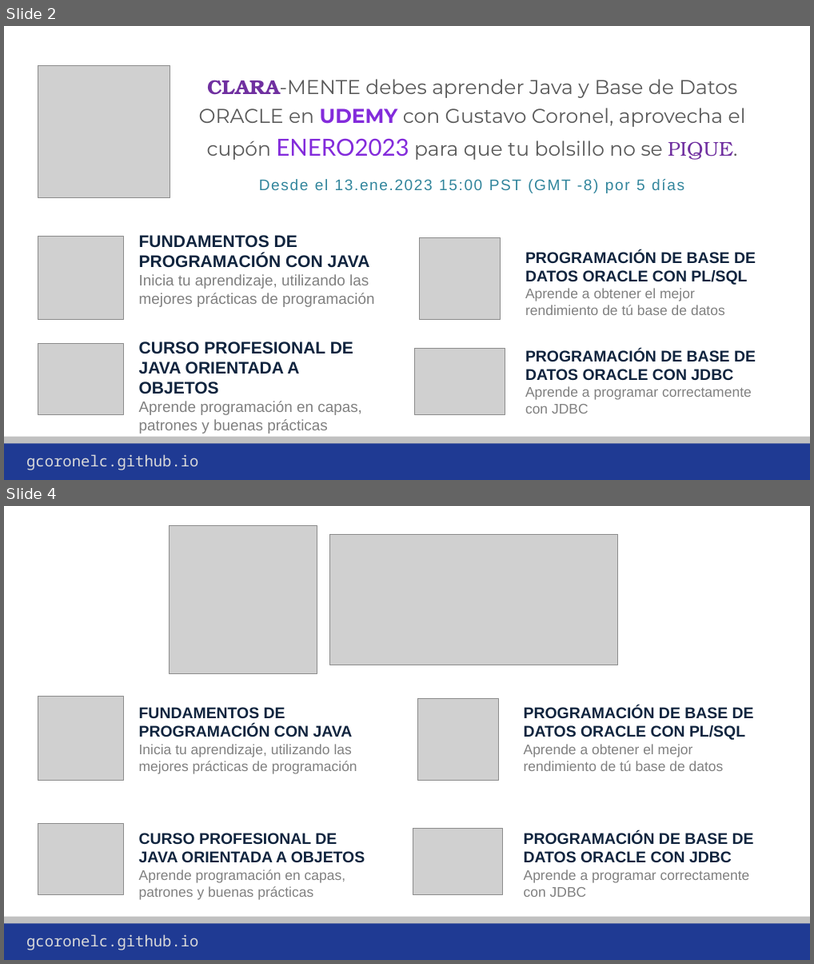
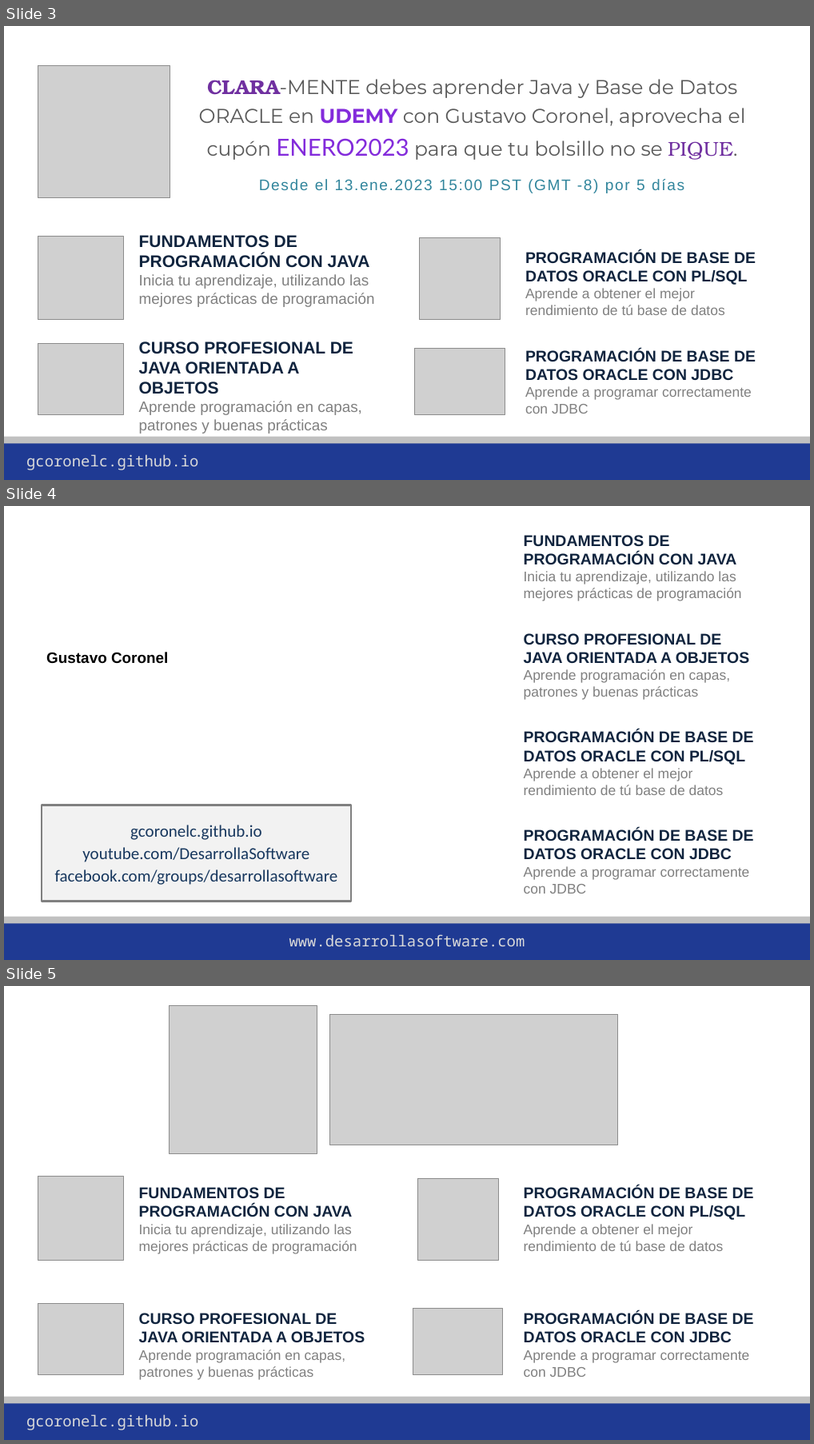
Before and after one commit to gcoronelc/gcoronelc.github.io, a slide deck: img/Publicidad.pptx. Shown one above the other, each under a label of ours: slides 2 and 4 before the commit, slides 3, 4 and 5 after it; the slides between them are not shown. The pictures are 814x964 and 814x1444 pixels, drawn with LibreOffice and Linux fonts; fonts in the diff are those of the drawing; grey boxes stand for pictures; background and template pictures are left out. Boxes give left, top, right and bottom in pixels: in the first picture for what was removed or moved away, otherwise in the second. Text is boxed around its words. In the diff, an @@ line names an element or a change of style, - is before the commit and + after.

```diff
--- a/img/Publicidad.pptx
+++ b/img/Publicidad.pptx
@@ slide 4 added at (4,506,810,960), background #FFFFFF; not listed: 2 template elements that a slide beside it also shows @@
@@ text added at (524,535,754,893), 16.6 pt, text #808080 @@
+FUNDAMENTOS DE PROGRAMACIÓN CON JAVA
+Inicia tu aprendizaje, utilizando las mejores prácticas de programación
+CURSO PROFESIONAL DE
+JAVA ORIENTADA A OBJETOS
+Aprende programación en capas, patrones y buenas prácticas
+PROGRAMACIÓN DE BASE DE DATOS ORACLE CON PL/SQL
+Aprende a obtener el mejor rendimiento de tú base de datos
+PROGRAMACIÓN DE BASE DE DATOS ORACLE CON JDBC
+Aprende a programar correctamente con JDBC
@@ text added at (46,652,168,664), 18 pt, text #000000, bold @@
+Gustavo Coronel
@@ rectangle added at (42,805,352,901), fill #F2F2F2, outline #808080 2.25 pt, 20 pt, text #17375E @@
+gcoronelc.github.io
+youtube.com/DesarrollaSoftware
+facebook.com/groups/desarrollasoftware
@@ text added at (290,934,526,946), 18 pt, text #D9D9D9 @@
+www.desarrollasoftware.com
@@ what was slide 2 is now slide 3 @@
@@ what was slide 4 is now slide 5 @@
```
Also in this commit, not shown: 1 other slide added, 1 slide removed, 2 other files.
